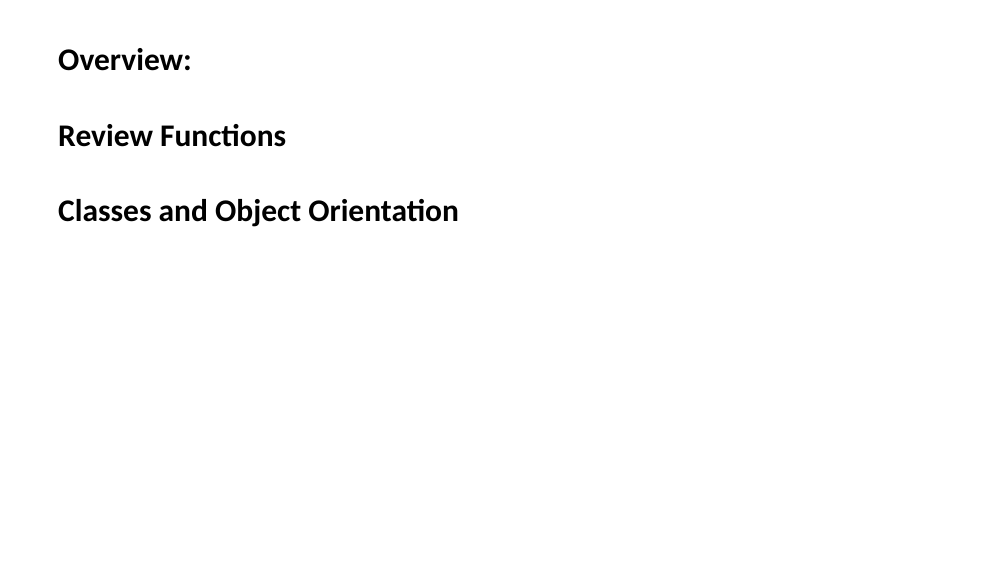
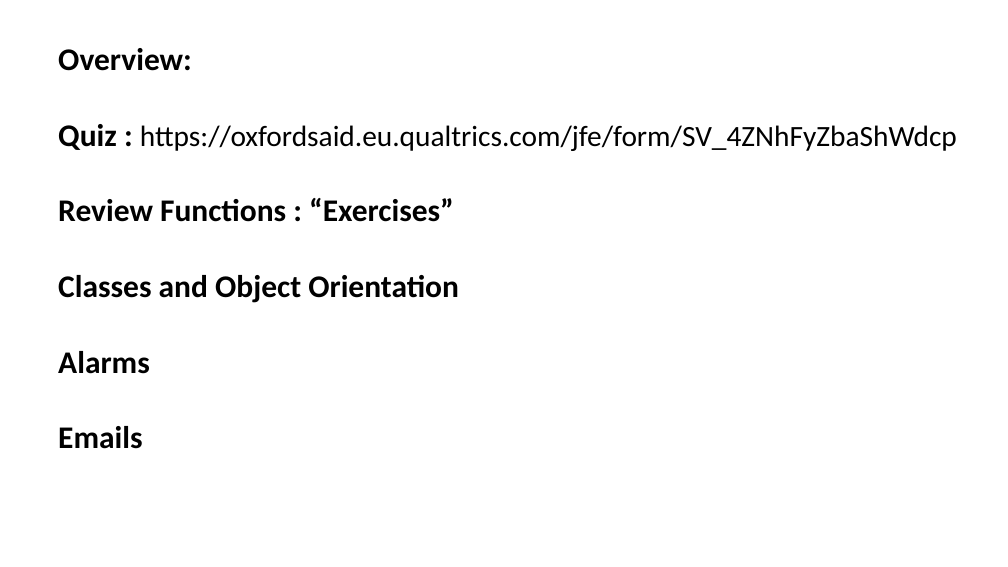
Before and after one commit to OxCodeLaborate/IntroToPython, a slide deck: slide 2 of Week 5/Week 5 Slides.pptx. Drawn at 1008x567 pixels with LibreOffice and Linux fonts; fonts in the diff are those of the drawing. Boxes give left, top, right and bottom in pixels: in the first picture for what was removed or moved away, otherwise in the second. Text is boxed around its words. In the diff, an @@ line names an element or a change of style, - is before the commit and + after.

Commit message:
slides changes

```diff
--- a/Week 5/Week 5 Slides.pptx
+++ b/Week 5/Week 5 Slides.pptx
@@ text at (58, 124, 957, 222): text changed; size 30 to 28 pt; bold off @@
-Review Functions
+Quiz : https://oxfordsaid.eu.qualtrics.com/jfe/form/SV_4ZNhFyZbaShWdcp
+Review Functions : “Exercises”
@@ text at (58, 351, 150, 449): paragraphs added @@
+Alarms
+Emails
```
Also in this commit, not shown: 1 slide added, 1 other file.
